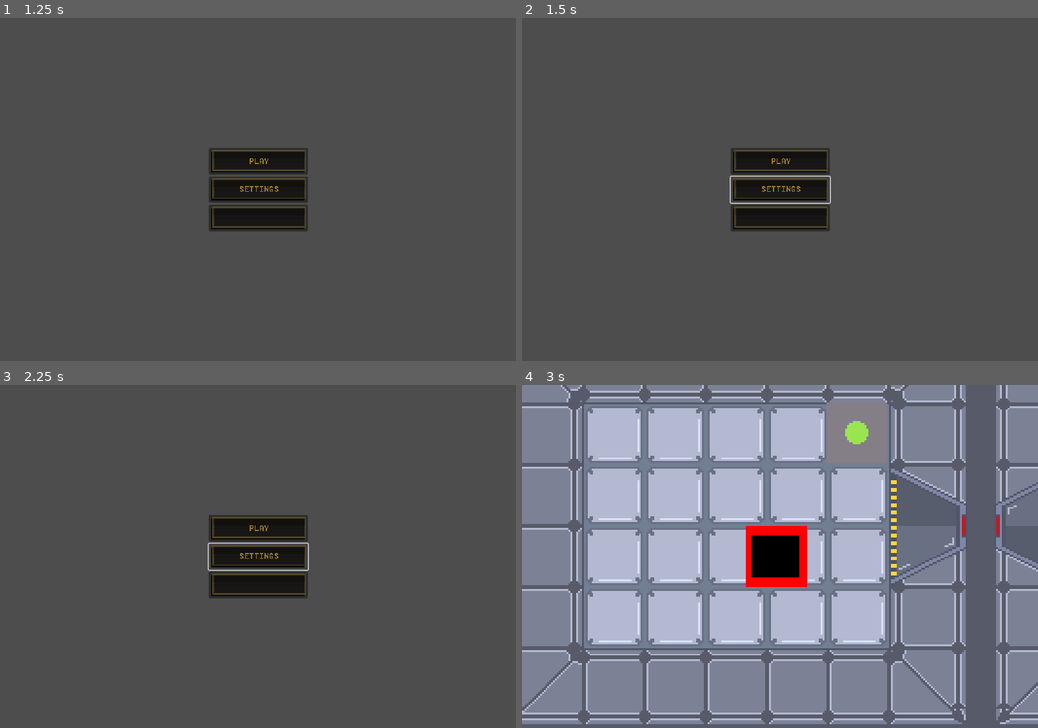
Above: before the commit, frames 1-4 (two rows, left to right).
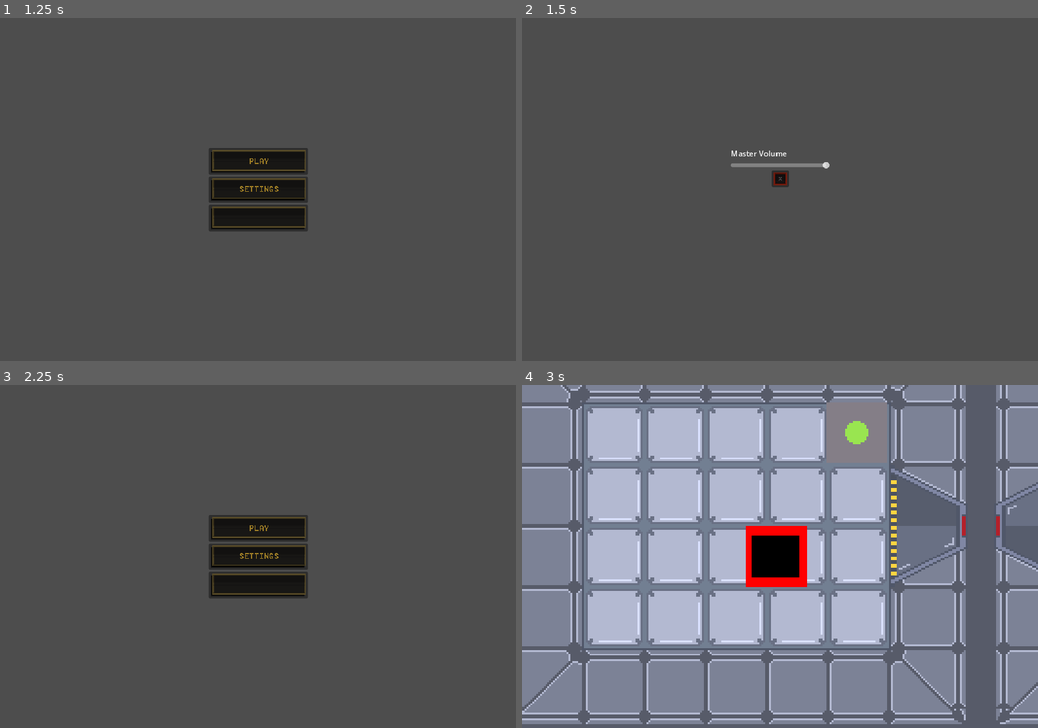
Above: after the commit, the same moments.

Repository: Pi-pol/Tachyon-race
Game: Godot game, scene res://Scenes/title.tscn
Two runs of this game, one before a commit and one after it. Both use one fixed random seed, a clock stepped at 60 frames per second and the inputs below.
Inputs (mouse positions are in pixels of both pictures, inside the frame that each line leads up to):
- Up to frame 1 (1.25 s): tap Enter at 0.5 s; move the mouse to (371, 172) at 0.52 s; hold Right (ui_right) from 0.53 s (still down); click (371, 172) at 0.67 s
- Up to frame 2 (1.5 s): release Right (ui_right) at 1.25 s; click (780, 189) at 1.25 s
- Up to frame 3 (2.25 s): click (258, 546) at 2.02 s
- Up to frame 4 (3 s): click (780, 529) at 2.75 s

Frame 1 is identical in both runs. In frame 2, 4.3% of the frame differs, in the area x 40-60%, y 37-63%; in frame 3, 0.2%; in frame 4, nothing differs.

Commit message:
Added many settings

Diff:
--- a/Scenes/MainMenu.tscn
+++ /dev/null
@@ -1,54 +0,0 @@
-[gd_scene load_steps=4 format=3 uid="uid://bkcp1asj2tfgc"]
-
-[ext_resource type="Texture2D" uid="uid://duxnj3af1kyoe" path="res://Assets/BTN PLAY.png" id="2_hltgy"]
-[ext_resource type="Texture2D" uid="uid://ckko0dq10ju46" path="res://Assets/BTN SETTINGS.png" id="3_ukrvr"]
-
-[sub_resource type="GDScript" id="GDScript_wbc5j"]
-script/source = "extends Node
-
-func _ready():
-	$GridContainer/StartButton
-	var startButton = get_node(\"GridContainer/StartButton\")
-	startButton.pressed.connect(self._start_button_pressed)
-	var settingsButton = get_node(\"GridContainer/SettingsButton\")
-	settingsButton.pressed.connect(self._settings_button_pressed)
-
-func _start_button_pressed():
-	get_tree().change_scene_to_file(\"res://Scenes/1stlevel.tscn\")
-
-func _settings_button_pressed():
-	get_tree().change_scene_to_file(\"res://Scenes/settings.tscn\")
-
-
-
-
-"
-
-[node name="Node2D" type="Node2D"]
-script = SubResource("GDScript_wbc5j")
-
-[node name="GridContainer" type="GridContainer" parent="."]
-offset_left = 40.0
-offset_top = 260.0
-offset_right = 1040.0
-offset_bottom = 460.0
-size_flags_horizontal = 3
-size_flags_vertical = 4
-size_flags_stretch_ratio = 10.29
-theme_override_constants/h_separation = 5
-theme_override_constants/v_separation = 5
-
-[node name="StartButton" type="Button" parent="GridContainer"]
-layout_mode = 2
-size_flags_horizontal = 6
-size_flags_vertical = 6
-icon = ExtResource("2_hltgy")
-icon_alignment = 1
-
-[node name="SettingsButton" type="Button" parent="GridContainer"]
-layout_mode = 2
-size_flags_horizontal = 6
-size_flags_vertical = 6
-size_flags_stretch_ratio = 1.8
-icon = ExtResource("3_ukrvr")
-icon_alignment = 1
--- a/Scenes/Menu.tscn
+++ b/Scenes/Menu.tscn
@@ -1,10 +1,9 @@
-[gd_scene load_steps=6 format=3 uid="uid://cuk36uxe0lpk3"]
+[gd_scene load_steps=5 format=3 uid="uid://cuk36uxe0lpk3"]
 
-[ext_resource type="Script" path="res://Scenes/mainMenu.gd" id="1_lvx0o"]
+[ext_resource type="Script" path="res://Scripts/mainMenu.gd" id="1_lvx0o"]
 [ext_resource type="Texture2D" uid="uid://duxnj3af1kyoe" path="res://Assets/BTN PLAY.png" id="1_ri1em"]
 [ext_resource type="Texture2D" uid="uid://ckko0dq10ju46" path="res://Assets/BTN SETTINGS.png" id="2_gqcom"]
 [ext_resource type="Texture2D" uid="uid://fdtcje3g08u6" path="res://Assets/Button BG shadow.png" id="3_l1bi3"]
-[ext_resource type="Texture2D" uid="uid://dwvu25lvv6tc1" path="res://Assets/BTN Exit.png" id="5_c58al"]
 
 [node name="Menu" type="Control"]
 layout_mode = 3
@@ -18,7 +17,7 @@
 size_flags_vertical = 4
 script = ExtResource("1_lvx0o")
 
-[node name="VBoxContainer" type="VBoxContainer" parent="."]
+[node name="Menu" type="VBoxContainer" parent="."]
 layout_mode = 1
 anchors_preset = 8
 anchor_left = 0.5
@@ -32,7 +31,7 @@
 grow_horizontal = 2
 grow_vertical = 2
 
-[node name="startButton" type="Button" parent="VBoxContainer"]
+[node name="startButton" type="Button" parent="Menu"]
 layout_mode = 2
 size_flags_horizontal = 4
 size_flags_vertical = 4
@@ -40,70 +39,18 @@
 focus_neighbor_bottom = NodePath("../settingsButton")
 icon = ExtResource("1_ri1em")
 
-[node name="settingsButton" type="Button" parent="VBoxContainer"]
+[node name="settingsButton" type="Button" parent="Menu"]
 layout_mode = 2
 focus_neighbor_top = NodePath("../startButton")
 focus_neighbor_bottom = NodePath("../exitButton")
 icon = ExtResource("2_gqcom")
 
-[node name="exitButton" type="Button" parent="VBoxContainer"]
+[node name="exitButton" type="Button" parent="Menu"]
 layout_mode = 2
 size_flags_vertical = 4
 focus_neighbor_top = NodePath("../settingsButton")
 focus_neighbor_bottom = NodePath("../startButton")
 icon = ExtResource("3_l1bi3")
-
-[node name="Settings" type="Control" parent="."]
-visible = false
-layout_mode = 1
-anchors_preset = 7
-anchor_left = 0.5
-anchor_top = 1.0
-anchor_right = 0.5
-anchor_bottom = 1.0
-grow_horizontal = 2
-grow_vertical = 0
-
-[node name="VBoxContainer2" type="VBoxContainer" parent="Settings"]
-layout_mode = 1
-anchors_preset = 8
-anchor_left = 0.5
-anchor_top = 0.5
-anchor_right = 0.5
-anchor_bottom = 0.5
-offset_left = -20.0
-offset_top = -20.0
-offset_right = 20.0
-offset_bottom = 20.0
-grow_horizontal = 2
-grow_vertical = 2
-
-[node name="videoButton" type="Button" parent="Settings/VBoxContainer2"]
-layout_mode = 2
-icon = ExtResource("3_l1bi3")
-
-[node name="audioButton" type="Button" parent="Settings/VBoxContainer2"]
-layout_mode = 2
-icon = ExtResource("3_l1bi3")
-
-[node name="keyButton" type="Button" parent="Settings/VBoxContainer2"]
-layout_mode = 2
-icon = ExtResource("3_l1bi3")
-
-[node name="Back" type="Button" parent="Settings"]
-layout_mode = 1
-anchors_preset = 8
-anchor_left = 0.5
-anchor_top = 0.5
-anchor_right = 0.5
-anchor_bottom = 0.5
-offset_left = -12.0
-offset_top = 248.0
-offset_right = 24.0
-offset_bottom = 283.0
-grow_horizontal = 2
-grow_vertical = 2
-icon = ExtResource("5_c58al")
 
 [node name="Video" type="Control" parent="."]
 visible = false
@@ -122,6 +69,6 @@
 [node name="Checks" type="VBoxContainer" parent="Video/HBoxContainer"]
 layout_mode = 2
 
-[connection signal="pressed" from="VBoxContainer/startButton" to="." method="_on_start_button_pressed"]
-[connection signal="pressed" from="VBoxContainer/settingsButton" to="." method="_on_settings_button_pressed"]
-[connection signal="pressed" from="VBoxContainer/exitButton" to="." method="_on_exit_button_pressed"]
+[connection signal="pressed" from="Menu/startButton" to="." method="_on_start_button_pressed"]
+[connection signal="pressed" from="Menu/settingsButton" to="." method="_on_settings_button_pressed"]
+[connection signal="pressed" from="Menu/exitButton" to="." method="_on_exit_button_pressed"]
--- /dev/null
+++ b/Scenes/masterVolume.gd
@@ -0,0 +1,19 @@
+extends HSlider
+@export
+var Master : String
+
+var bus_index: int
+
+# Called when the node enters the scene tree for the first time.
+func _ready() -> void:
+	bus_index = AudioServer.get_bus_index(Master)
+	value_changed.connect(_on_value_changed)
+
+	value = db_to_linear(AudioServer.get_bus_volume_db(bus_index))
+
+func _on_value_changed(value: float) -> void:
+	AudioServer.set_bus_volume_db(
+		bus_index,
+		linear_to_db(value)
+	)
+	print(value)
--- /dev/null
+++ b/Scenes/settings.gd
@@ -0,0 +1,15 @@
+extends Control
+
+
+# Called when the node enters the scene tree for the first time.
+func _ready():
+	pass # Replace with function body.
+
+
+# Called every frame. 'delta' is the elapsed time since the previous frame.
+func _process(delta):
+	pass
+
+
+func _on_back_to_menu_pressed():
+	get_tree().change_scene_to_file("res://Scenes/Menu.tscn")
--- a/Scenes/settings.tscn
+++ b/Scenes/settings.tscn
@@ -1,3 +1,46 @@
-[gd_scene format=3 uid="uid://cph5qy6i71fgb"]
+[gd_scene load_steps=4 format=3 uid="uid://ck7iwj3gwqadw"]
 
-[node name="Settings" type="Node2D"]
+[ext_resource type="Texture2D" uid="uid://dwvu25lvv6tc1" path="res://Assets/BTN Exit.png" id="1_i1li7"]
+[ext_resource type="Script" path="res://Scenes/settings.gd" id="1_jmmgr"]
+[ext_resource type="Script" path="res://Scenes/masterVolume.gd" id="2_artx6"]
+
+[node name="Settings" type="Control"]
+layout_mode = 3
+anchors_preset = 8
+anchor_left = 0.5
+anchor_top = 0.5
+anchor_right = 0.5
+anchor_bottom = 0.5
+grow_horizontal = 2
+grow_vertical = 2
+size_flags_horizontal = 4
+script = ExtResource("1_jmmgr")
+
+[node name="containers" type="VBoxContainer" parent="."]
+layout_mode = 2
+offset_left = -104.0
+offset_top = -87.5
+offset_right = 104.0
+offset_bottom = -44.5
+
+[node name="Label" type="Label" parent="containers"]
+layout_mode = 2
+text = "Master Volume"
+
+[node name="master" type="HSlider" parent="containers"]
+layout_mode = 2
+max_value = 1.0
+step = 0.001
+script = ExtResource("2_artx6")
+
+[node name="backToMenu" type="Button" parent="."]
+layout_mode = 2
+offset_left = -18.0
+offset_top = -40.5
+offset_right = 18.0
+offset_bottom = -5.5
+size_flags_horizontal = 4
+size_flags_vertical = 8
+icon = ExtResource("1_i1li7")
+
+[connection signal="pressed" from="backToMenu" to="." method="_on_back_to_menu_pressed"]
--- /dev/null
+++ b/Scenes/videoSettings.tscn
@@ -0,0 +1,9 @@
+[gd_scene format=3 uid="uid://bysfpqklgun6k"]
+
+[node name="VideoSettings" type="Control"]
+layout_mode = 3
+anchors_preset = 15
+anchor_right = 1.0
+anchor_bottom = 1.0
+grow_horizontal = 2
+grow_vertical = 2
--- a/Scenes/mainMenu.gd
+++ b/Scripts/mainMenu.gd
@@ -1,5 +1,4 @@
 extends Control
-
 
 # Called when the node enters the scene tree for the first time.
 func _ready():
@@ -16,8 +15,7 @@
 
 
 func _on_settings_button_pressed():
-	pass # Replace with function body.
-
+	get_tree().change_scene_to_file("res://Scenes/settings.tscn")
 
 func _on_exit_button_pressed():
-	pass # Replace with function body.
+	get_tree().quit()
--- /dev/null
+++ b/Scripts/settings.gd
@@ -0,0 +1,27 @@
+extends Control
+
+
+# Called when the node enters the scene tree for the first time.
+func _ready():
+	pass # Replace with function body.
+
+
+# Called every frame. 'delta' is the elapsed time since the previous frame.
+func _process(delta):
+	pass
+
+
+func _on_video_button_pressed():
+	pass # Replace with function body.
+
+
+func _on_audio_button_pressed():
+	pass # Replace with function body.
+
+
+func _on_key_button_pressed():
+	pass
+
+
+func _on_back_to_menu_pressed():
+	get_tree().change_scene_to_file("res://Scenes/Menu.tscn")
--- /dev/null
+++ b/default_bus_layout.tres
@@ -0,0 +1,15 @@
+[gd_resource type="AudioBusLayout" format=3 uid="uid://7dnjuecumqjv"]
+
+[resource]
+bus/1/name = &"Music"
+bus/1/solo = false
+bus/1/mute = false
+bus/1/bypass_fx = false
+bus/1/volume_db = 0.0
+bus/1/send = &"Master"
+bus/2/name = &"Sfx"
+bus/2/solo = false
+bus/2/mute = false
+bus/2/bypass_fx = false
+bus/2/volume_db = 0.0
+bus/2/send = &"Master"
